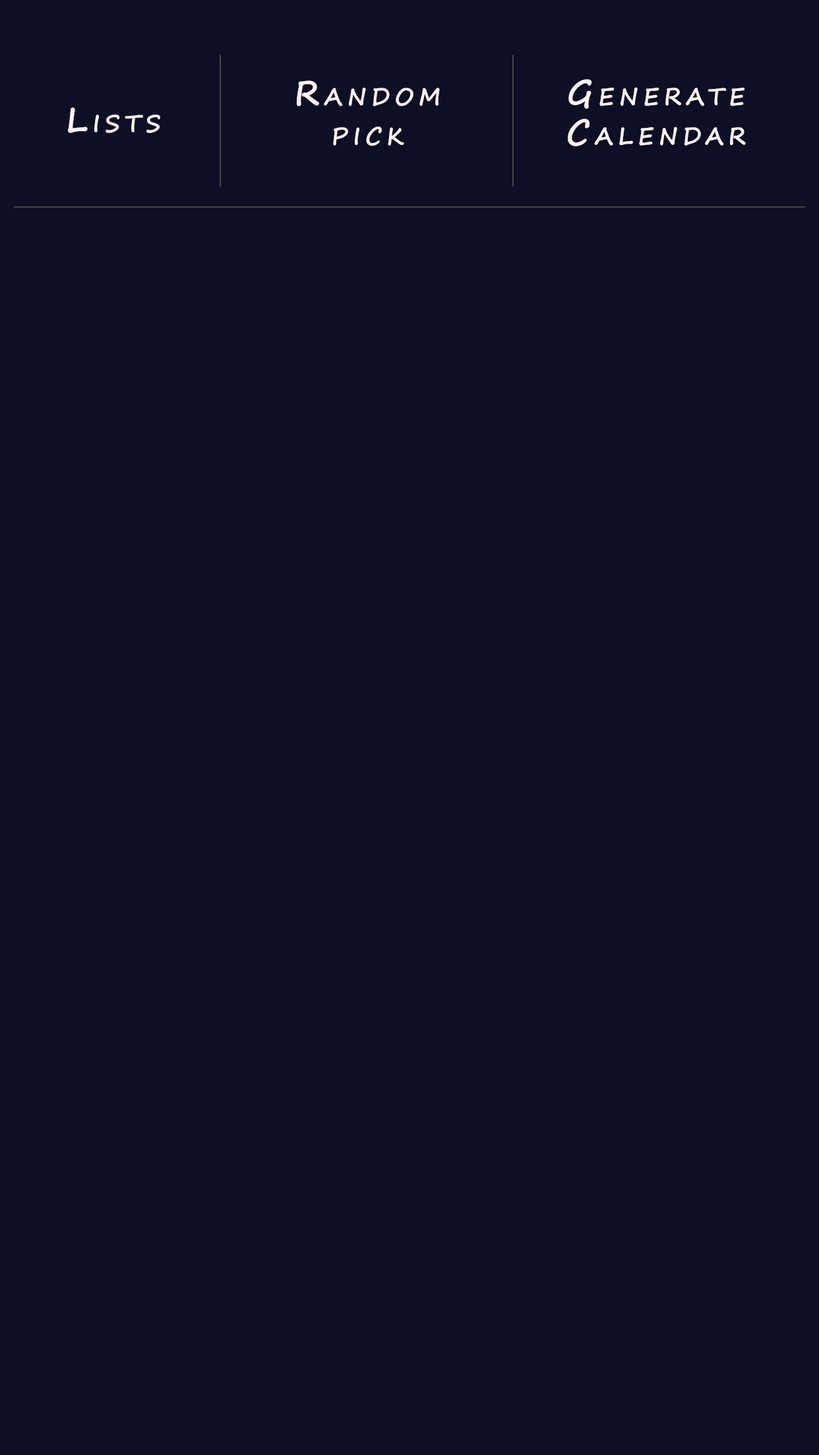
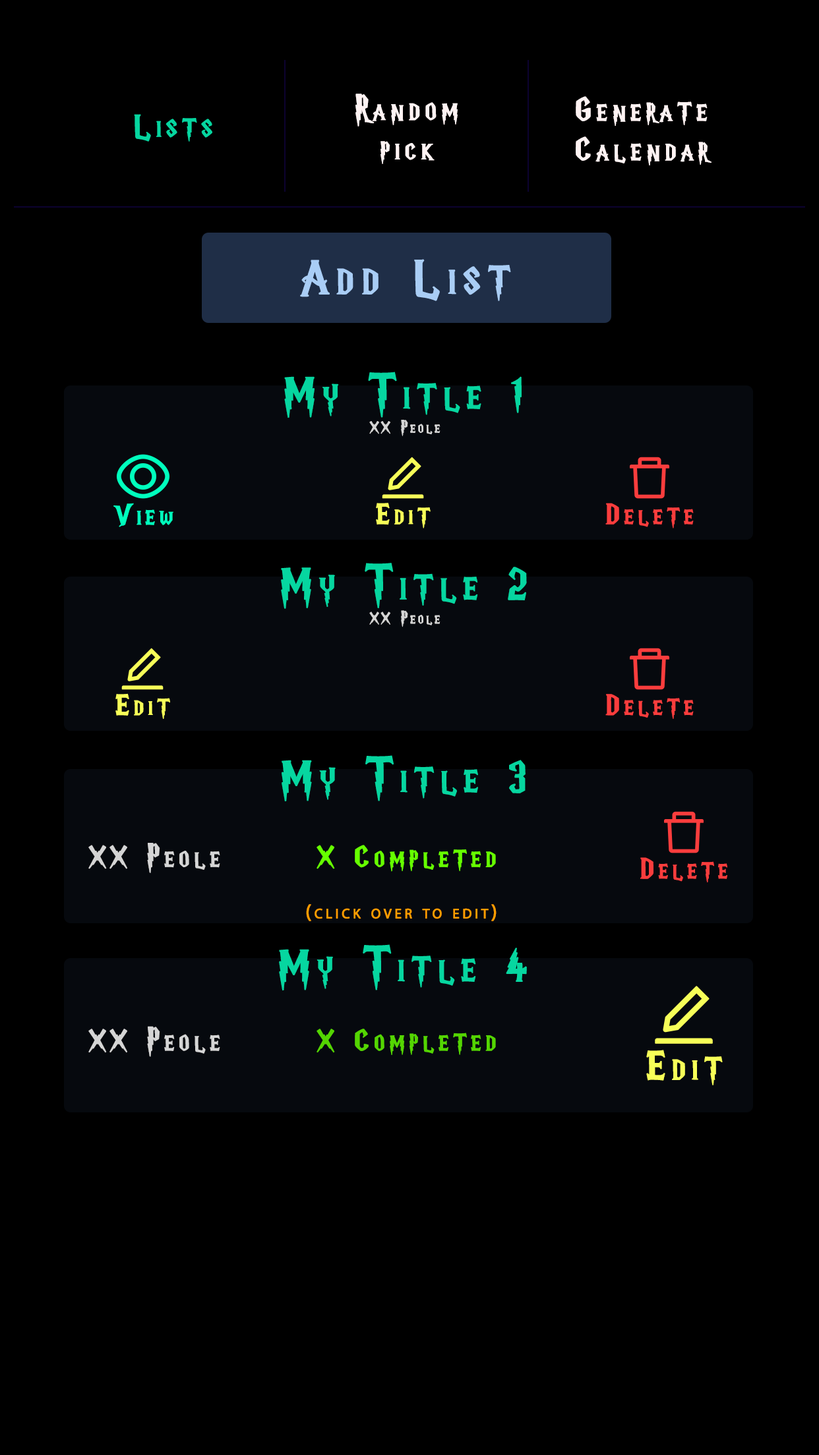
Comparing the layer stacks of the two 819×1455 images. Changes:
added group "list" with 61 layers in group "Lists" over left=34, top=351, right=784, bottom=1455
added group "item 1" with 13 layers in group "list" over left=63, top=371, right=753, bottom=540
added group "Actions" (1st of 4, in "Lists" › "list" › "item 1") with 9 layers in group "item 1" over left=113, top=454, right=694, bottom=529
added layer "rect copy" (1st of 3, in "Lists" › "list" › "item 1") in group "item 1" over left=63, top=385, right=753, bottom=540
added group "item 2" with 13 layers in group "list" over left=63, top=562, right=753, bottom=731
added group "Actions" (2nd of 4, in "Lists" › "list" › "item 2") with 9 layers in group "item 2" over left=113, top=645, right=694, bottom=720
added layer "rect copy" (2nd of 3, in "Lists" › "list" › "item 2") in group "item 2" over left=63, top=576, right=753, bottom=731
added group "item 3" with 15 layers in group "list" over left=63, top=755, right=753, bottom=924
added group "Actions" (3rd of 4, in "Lists" › "list" › "item 3") with 9 layers in group "item 3" over left=113, top=811, right=728, bottom=913
added layer "rect copy" (3rd of 3, in "Lists" › "list" › "item 3") in group "item 3" over left=63, top=769, right=753, bottom=924
added group "item 4" with 15 layers in group "list" over left=63, top=944, right=753, bottom=1113
added group "Actions" (4th of 4, in "Lists" › "list" › "item 4") with 9 layers in group "item 4" over left=113, top=986, right=723, bottom=1102
added layer "BG" in group "item 4" over left=63, top=958, right=753, bottom=1113
"lines": opacity 100% → 30% over left=13, top=54, right=805, bottom=208
added group "add_list" with 3 layers in group "Lists" over left=199, top=232, right=612, bottom=327
added layer "rect" in group "add_list" over left=201, top=232, right=612, bottom=323
…and 39 more changes (33 added, 6 painted)
